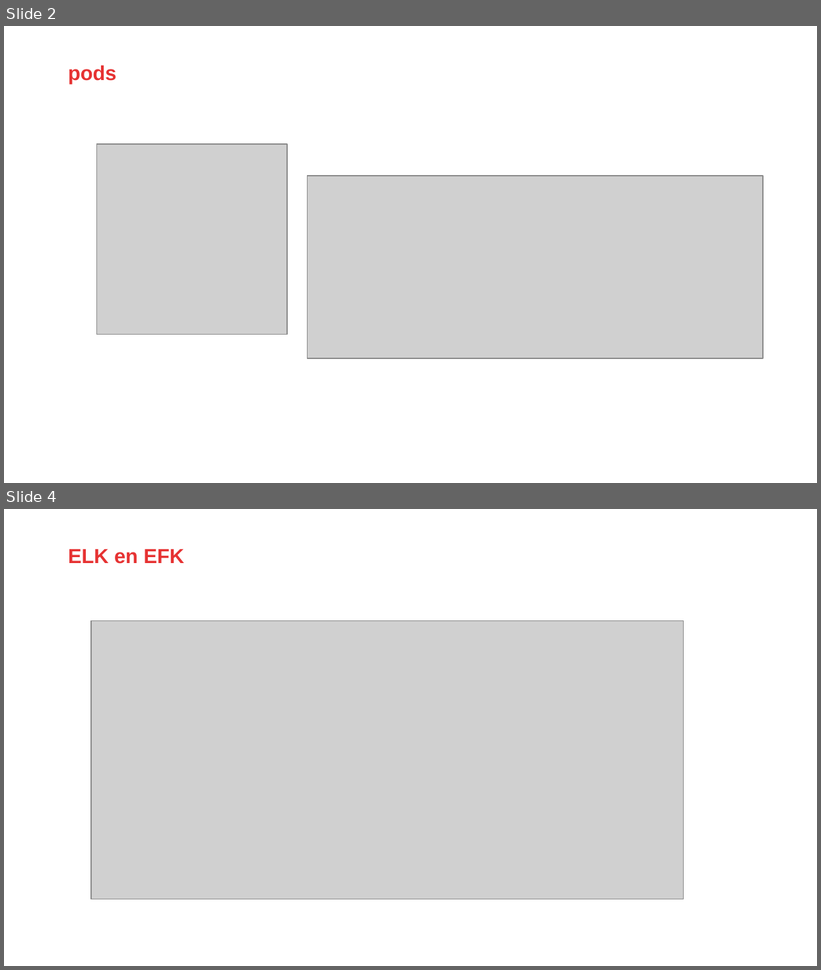
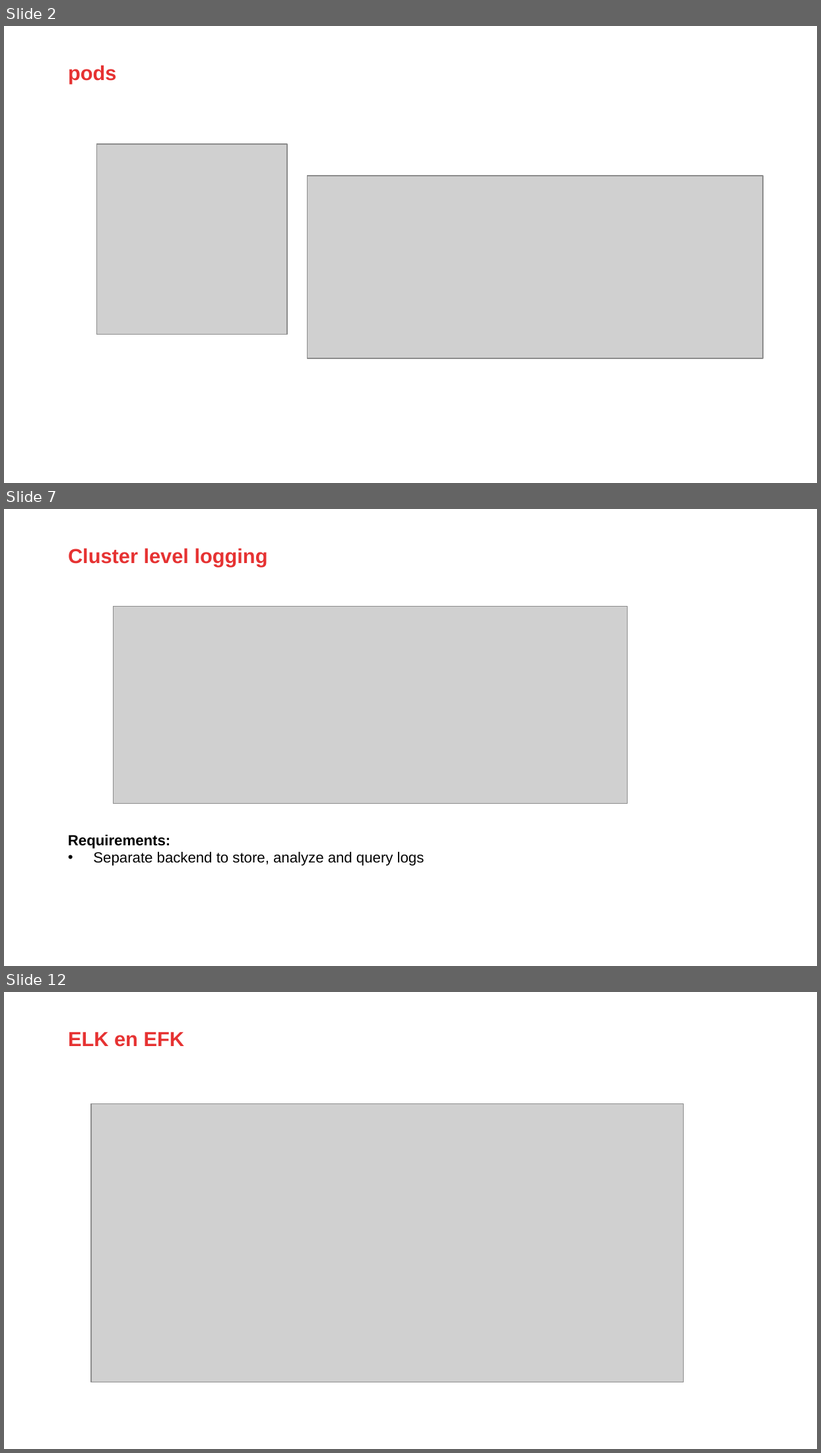
Before and after one commit to AMIS-Services/sig-kubernetes, a slide deck: SIG02-logging/Logging.pptx. Shown one above the other, each under a label of ours: slides 2 and 4 before the commit, slides 2, 7 and 12 after it; the slides between them are not shown. The pictures are 821x970 and 821x1453 pixels, drawn with LibreOffice and Linux fonts; fonts in the diff are those of the drawing; grey boxes stand for pictures; background and template pictures are left out. Boxes give left, top, right and bottom in pixels: in the first picture for what was removed or moved away, otherwise in the second. Text is boxed around its words. In the diff, an @@ line names an element or a change of style, - is before the commit and + after.

```diff
--- a/SIG02-logging/Logging.pptx
+++ b/SIG02-logging/Logging.pptx
@@ slide 7 added at bbox=[4, 509, 817, 966], background #FFFFFF; not listed: 1 template element that a slide beside it also shows @@
@@ title added at bbox=[68, 548, 268, 566], 18 pt, text #E63232, bold @@
+Cluster level logging
@@ picture added at bbox=[113, 607, 628, 804] @@
@@ text added at bbox=[68, 835, 424, 866], 13 pt, text #000000 @@
+Requirements:
+• Separate backend to store, analyze and query logs
@@ what was slide 4 is now slide 12 @@
```
Also in this commit, not shown: 1 slide changed, 10 other slides added, 1 slide removed, 1 other file.
